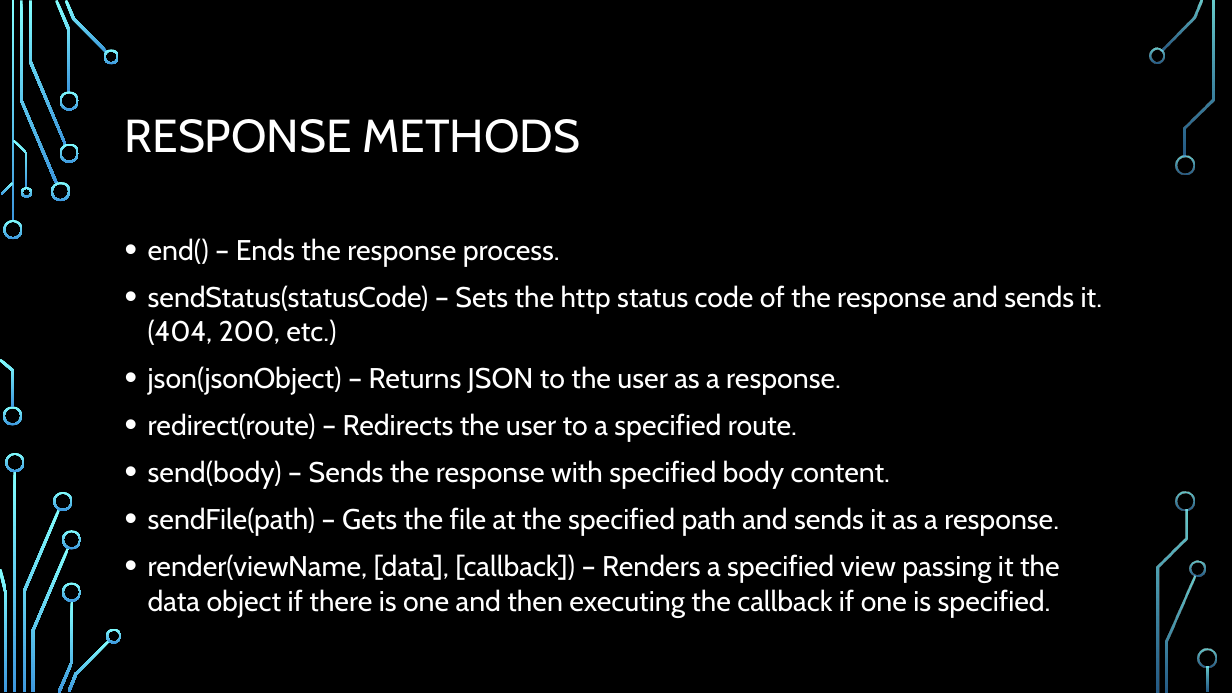
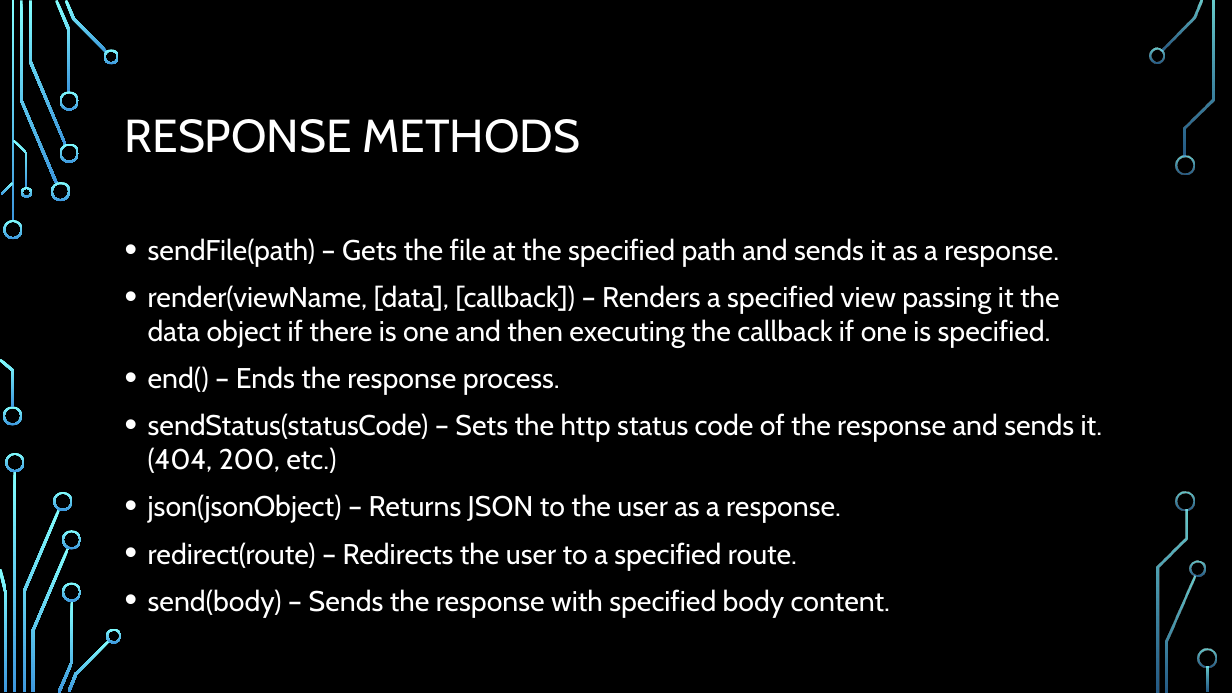
Before and after one commit to aliceroherty/ResearchProject, a slide deck: slide 26 of Presentation/Node.pptx. Drawn at 1232x693 pixels with LibreOffice and Linux fonts; fonts in the diff are those of the drawing; background and template pictures are left out. Boxes give left, top, right and bottom in pixels: in the first picture for what was removed or moved away, otherwise in the second. Text is boxed around its words. In the diff, an @@ line names an element or a change of style, - is before the commit and + after.

```diff
--- a/Presentation/Node.pptx
+++ b/Presentation/Node.pptx
@@ text at (148, 238, 1060, 348): paragraphs added @@
+• sendFile(path) – Gets the file at the specified path and sends it as a response.
+• render(viewName, [data], [callback]) – Renders a specified view passing it the data object if there is one and then executing the callback if one is specified.
@@ text at (148, 507, 1060, 618): paragraphs removed @@
-• sendFile(path) – Gets the file at the specified path and sends it as a response.
-• render(viewName, [data], [callback]) – Renders a specified view passing it the data object if there is one and then executing the callback if one is specified.
```
Also in this commit, not shown: 1 other slide changed, 3 slides added, 8 other files.
